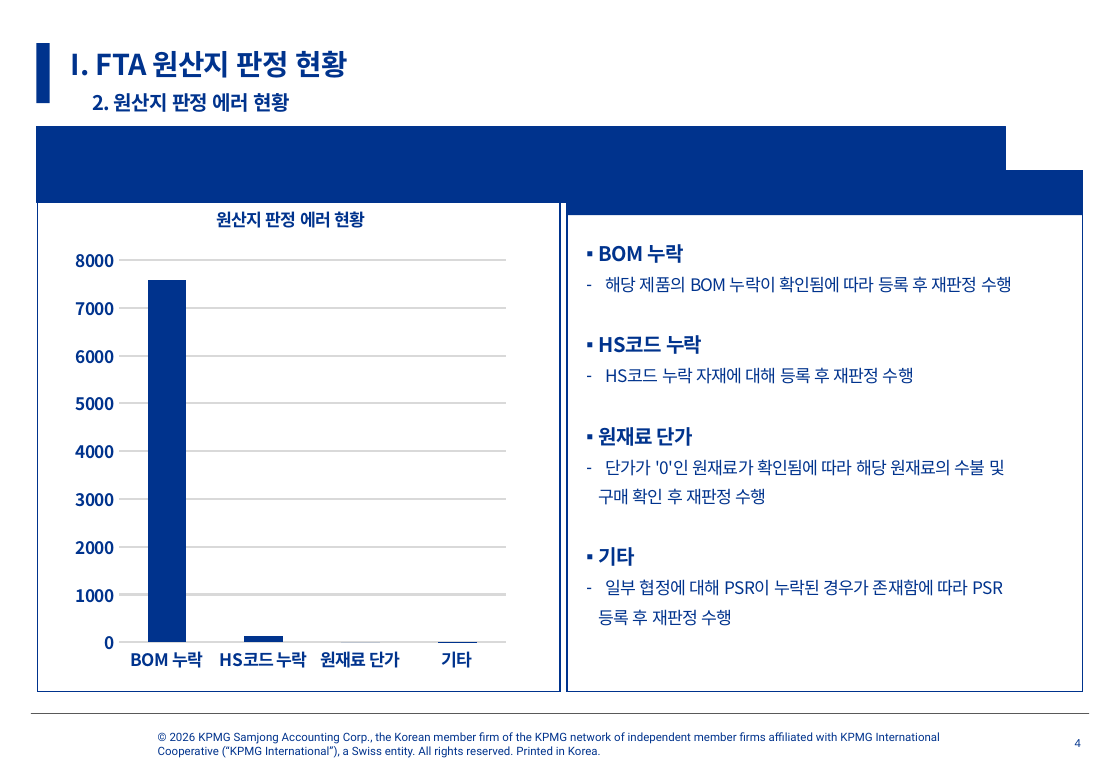
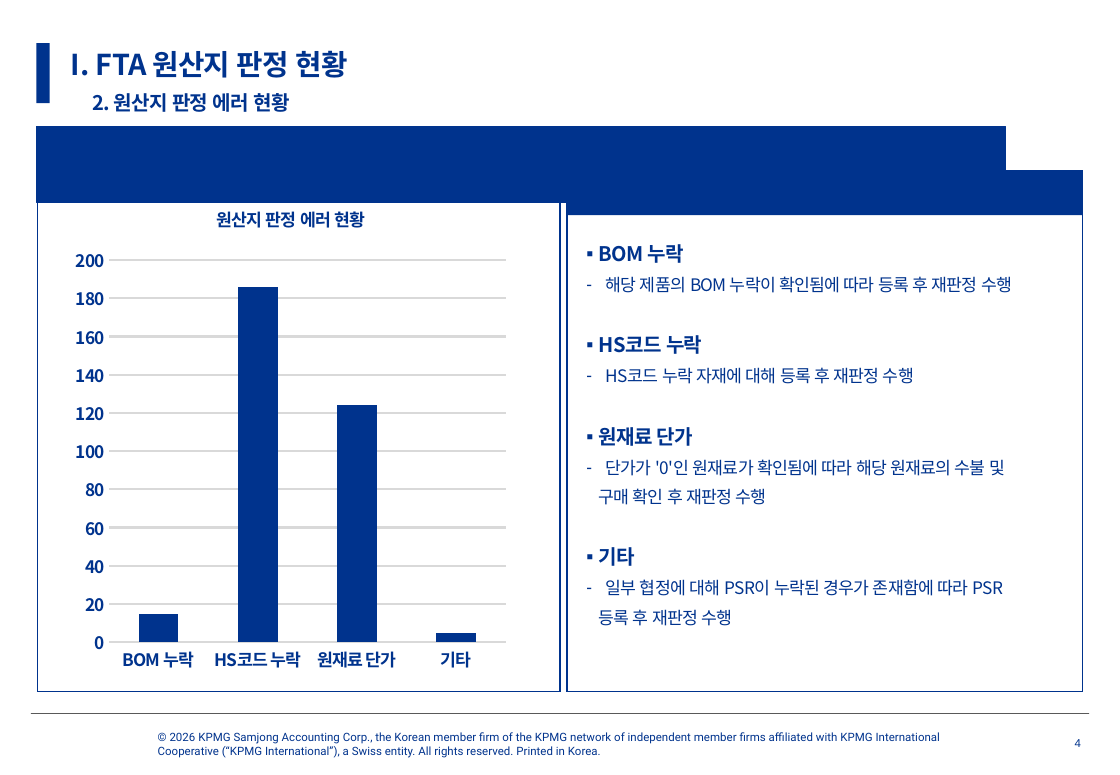
Before and after one commit to Kim-surin/report, a slide deck: slide 4 of [디와이덕양]분기보고서_202601.pptx. Drawn at 1120x775 pixels with LibreOffice and Linux fonts; fonts in the diff are those of the drawing; background and template pictures are left out. Boxes give left, top, right and bottom in pixels: in the first picture for what was removed or moved away, otherwise in the second. Text is boxed around its words. In the diff, an @@ line names an element or a change of style, - is before the commit and + after.

```diff
--- a/[디와이덕양]분기보고서_202601.pptx
+++ b/[디와이덕양]분기보고서_202601.pptx
@@ column chart at (67,186,515,684) @@
-Series 1: 7600, 100, 0, 0
+Series 1: 15, 186, 124, 5
```
Also in this commit, not shown: 5 other slides changed.
